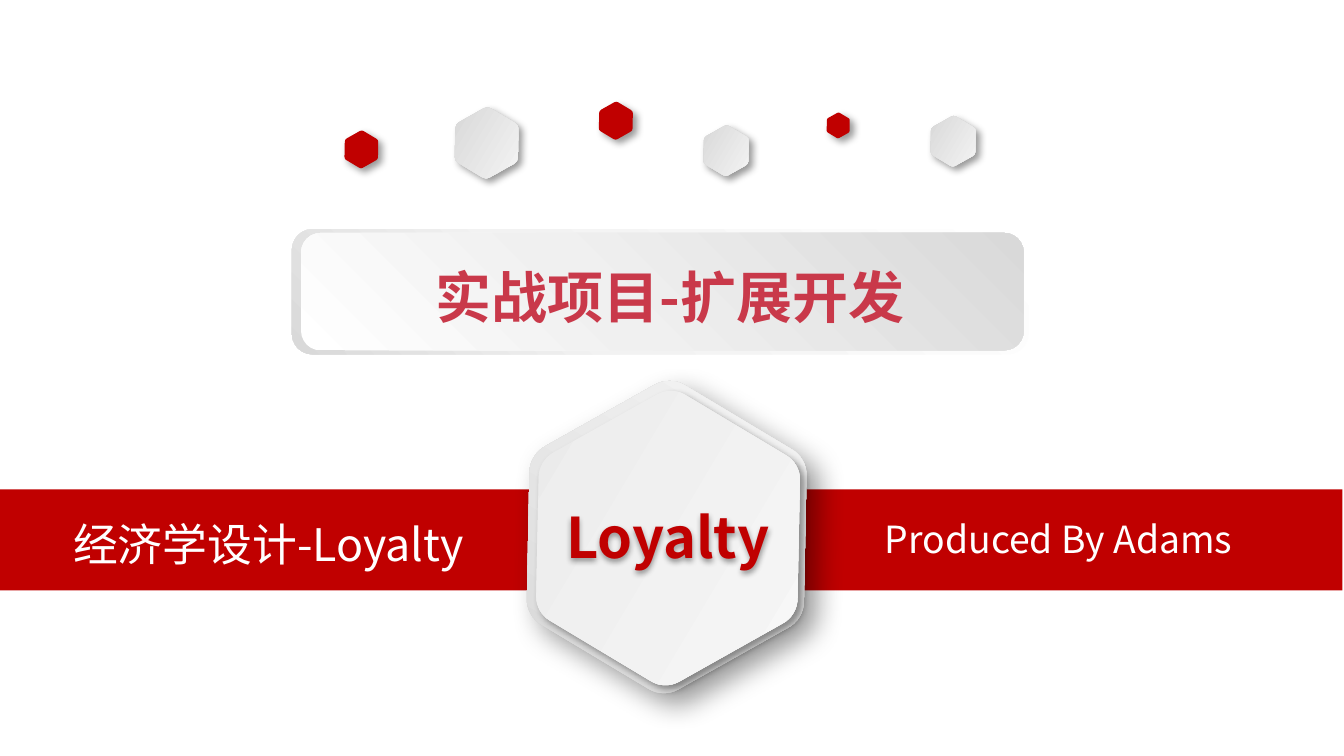
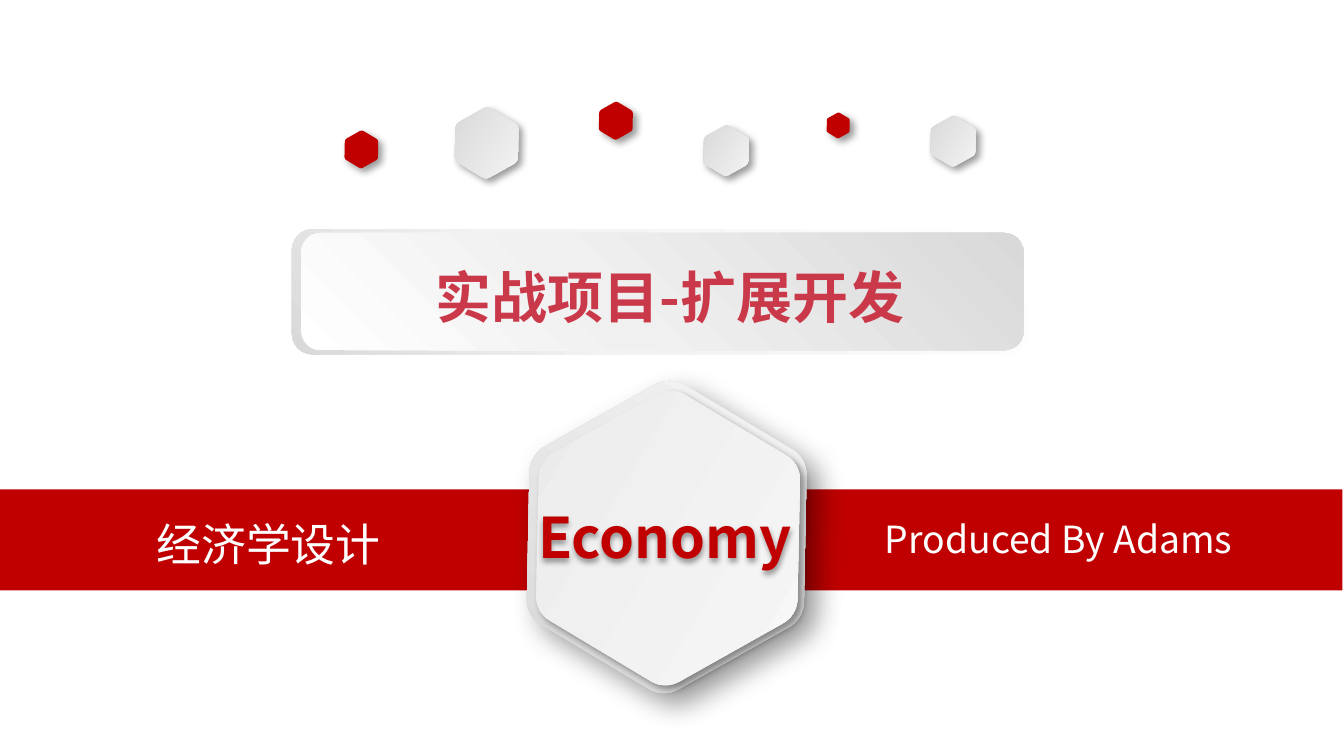
Before and after one commit to baiyuqi/course-solidity-teacher, a slide deck: slide 1 of document/ppt/ch9-扩展开发/2-经济学设计-Loyalty支持.pptx. Drawn at 1344x756 pixels with LibreOffice and Linux fonts; fonts in the diff are those of the drawing. Boxes give left, top, right and bottom in pixels: in the first picture for what was removed or moved away, otherwise in the second. Text is boxed around its words. In the diff, an @@ line names an element or a change of style, - is before the commit and + after.

```diff
--- a/document/ppt/ch9-扩展开发/2-经济学设计-Loyalty支持.pptx
+++ b/document/ppt/ch9-扩展开发/2-经济学设计-Loyalty支持.pptx
@@ text at bbox=[157, 523, 381, 565]: text changed @@
-经济学设计-Loyalty
+经济学设计
@@ text at bbox=[538, 516, 792, 573]: text changed @@
-Loyalty
+Economy
```
Also in this commit, not shown: 2 other slides changed, 8 slides added, 4 slides removed, 54 other files.
